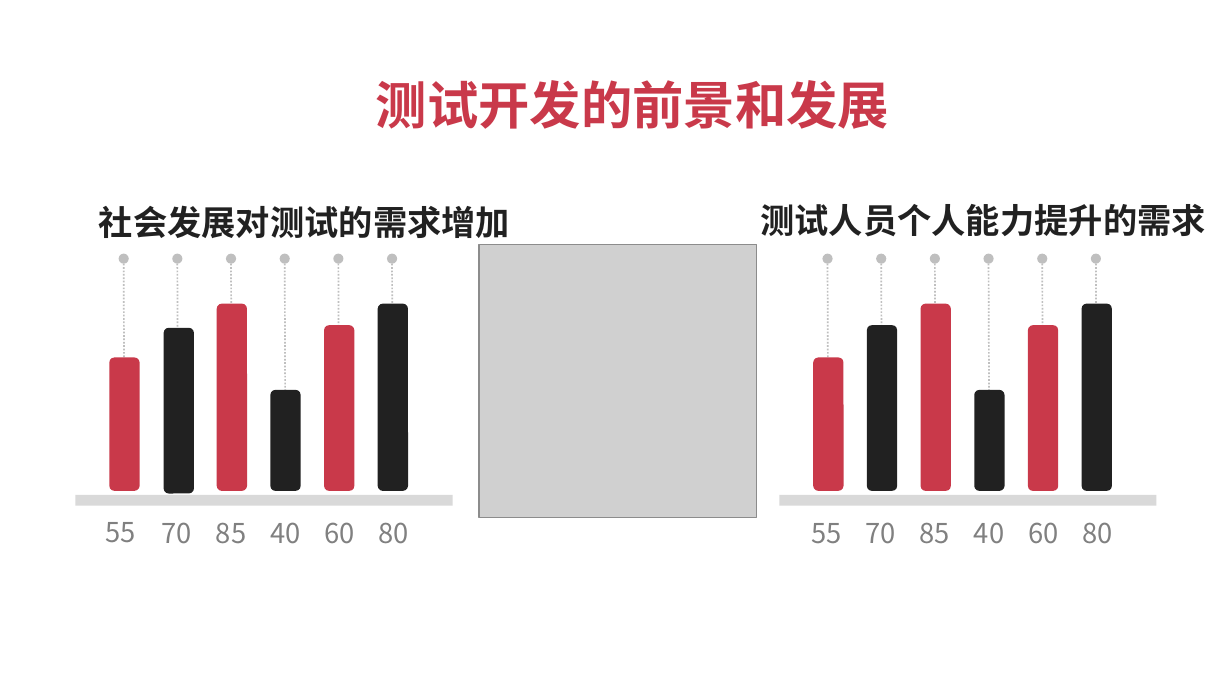
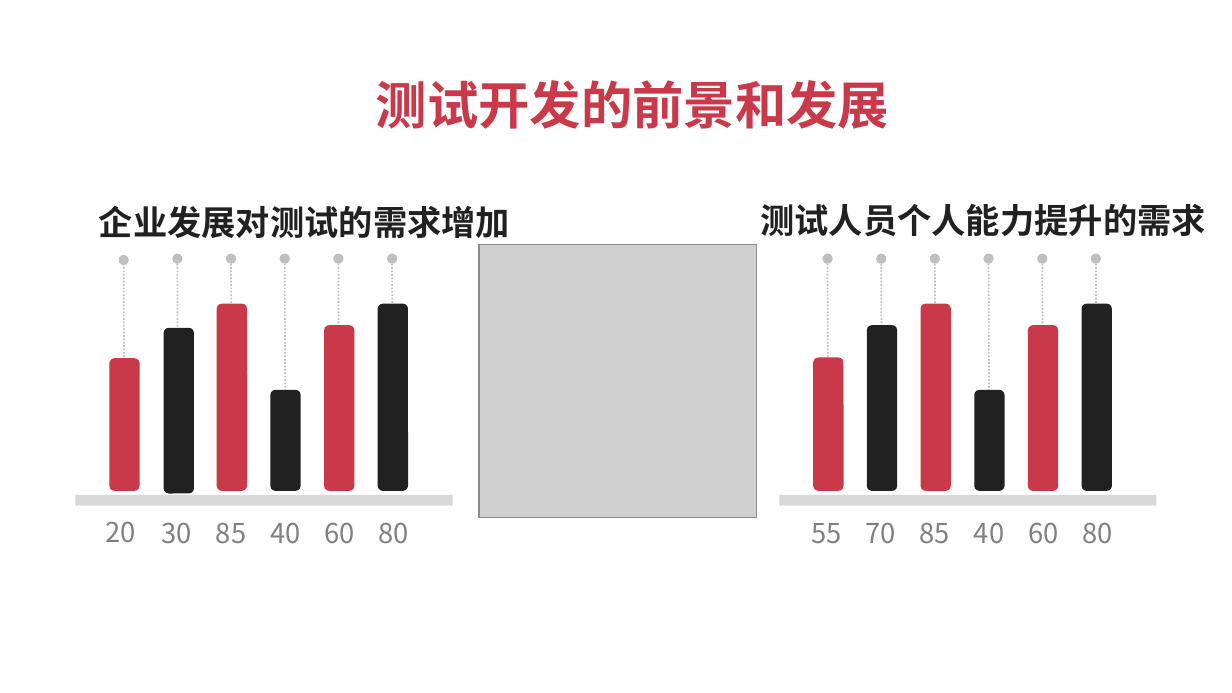
Before and after one commit to fengzhou/Nahsor, a slide deck: slide 6 of docs/测试开发实战课程演练V1.2.pptx (slide 16 before the commit). Drawn at 1232x693 pixels with LibreOffice and Linux fonts; fonts in the diff are those of the drawing; grey boxes stand for pictures. Boxes give left, top, right and bottom in pixels: in the first picture for what was removed or moved away, otherwise in the second. Text is boxed around its words. In the diff, an @@ line names an element or a change of style, - is before the commit and + after.

```diff
--- a/docs/测试开发实战课程演练V1.2.pptx
+++ b/docs/测试开发实战课程演练V1.2.pptx
@@ text at [99,205,510,245]: text changed @@
-社会发展对测试的需求增加
+企业发展对测试的需求增加
@@ text at [105,521,135,542]: text changed @@
-55
+20
@@ text at [162,522,192,543]: text changed @@
-70
+30
```
Also in this commit, not shown: 4 other slides changed, 4 slides added, 8 slides removed, 2 other files.
